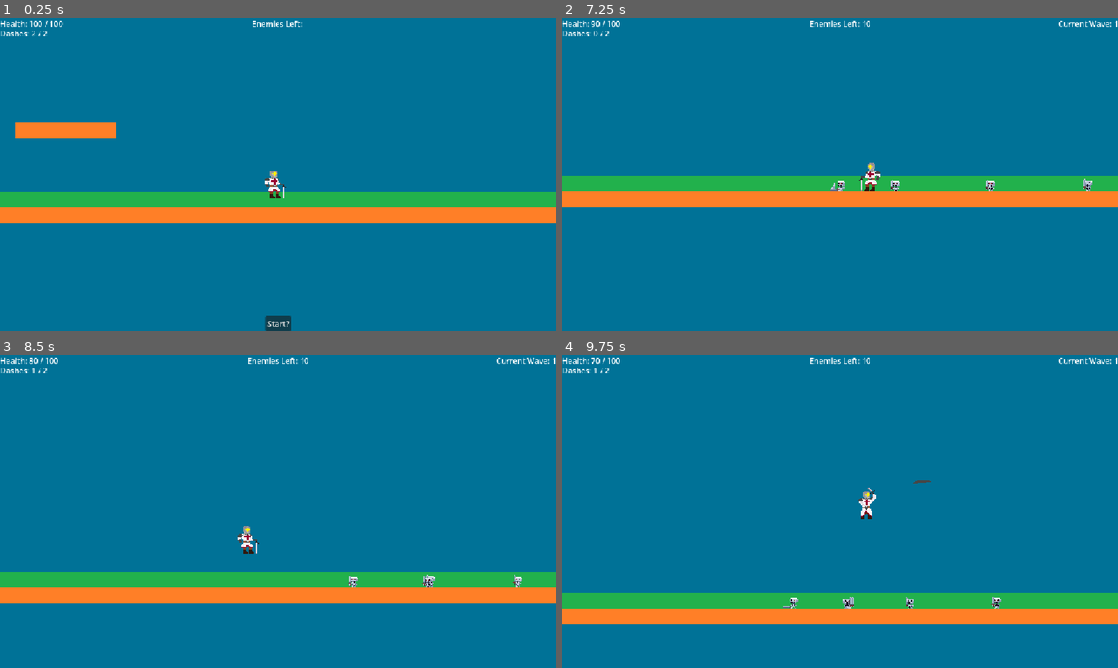
Above: before the commit, frames 1-4 (two rows, left to right).
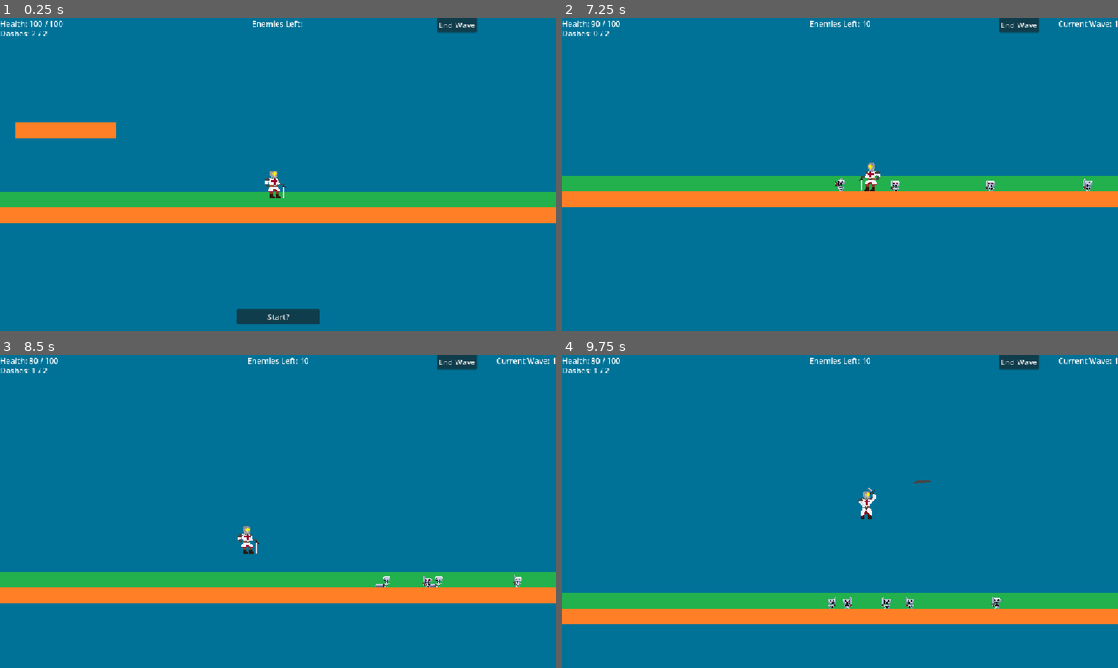
Above: after the commit, the same moments.

Repository: Gabel141/IAC1-The-Last-Roll-v2
Game: Godot game, scene res://levels/level_1.tscn
Same seed, same stepped clock (60 frames per second), same inputs: the game is played once before the commit and once after it. The engine's default icon, where the game draws it, is replaced by a stand-in: a white triangle on a blue panel in a dark square.
Inputs (mouse positions are in pixels of both pictures, inside the frame that each line leads up to):
- Up to frame 1 (0.25 s): no input
- Up to frame 2 (7.25 s): click (1017, 24) at 0.5 s, where only the run after the commit has a clickable "End Wave"; click "Start?" at 1.25 s; tap Enter at 2 s; move the mouse to (962, 158) at 2.02 s; press the mouse at (962, 158) at 2.03 s; hold D (move_right) 2.03-3.53 s; tap Space (jump) at 2.27, 2.57, 3.02, 3.05, 3.32, 3.6, 4.52, 4.82, 5.27, 5.3, 5.57, 6.02, 6.32 s; tap Shift (dash) at 2.3, 2.85, 4.55 s; move the mouse to (728, 190) at 2.77 s; release the mouse at (728, 190) at 2.78 s; move the mouse to (895, 105) at 3.52 s; press the mouse at (895, 105) at 3.53 s; hold A (move_left) 3.53-4.28 s; move the mouse to (812, 237) at 4.27 s; release the mouse at (812, 237) at 4.28 s; hold D (move_right) 4.28-5.78 s; click (812, 237) at 4.35 s; move the mouse to (1006, 221) at 5.02 s; hold Shift (dash) 5.03-5.78 s; move the mouse to (673, 127) at 5.77 s; hold A (move_left) 5.78-6.53 s; click (673, 127) at 5.85 s; move the mouse to (867, 174) at 6.52 s; hold D (move_right) from 6.53 s (still down); hold Shift (dash) from 6.53 s (still down)
- Up to frame 3 (8.5 s): move the mouse to (194, 433) at 7.27 s; release D (move_right) at 7.28 s; release Shift (dash) at 7.28 s; hold A (move_left) from 7.28 s (still down); tap Space (jump) at 7.35, 7.52, 7.82, 8.27 s; move the mouse to (400, 495) at 8.02 s; press the mouse at (400, 495) at 8.03 s
- Up to frame 4 (9.75 s): tap Space (jump) at 8.57, 9.02, 9.32 s; move the mouse to (728, 527) at 8.77 s; release A (move_left) at 8.78 s; release the mouse at (728, 527) at 8.78 s; hold D (move_right) from 8.78 s (still down); tap Shift (dash) at 8.85 s; move the mouse to (895, 442) at 9.52 s; press the mouse at (895, 442) at 9.53 s

The runs differ from the first frame. In frame 1, 1.1% of the frame differs, in the area x 42-86%, y 0-100%; in frame 2, 0.4%; in frame 3, 0.5%; in frame 4, 0.5%.

Commit message:
added windup and ui setup for upgrades

Diff:
--- a/objects/monster.tscn
+++ b/objects/monster.tscn
@@ -126,6 +126,9 @@
 [sub_resource type="RectangleShape2D" id="RectangleShape2D_pdrut"]
 size = Vector2(48, 32)
 
+[sub_resource type="RectangleShape2D" id="RectangleShape2D_26k7k"]
+size = Vector2(48, 32)
+
 [node name="Monster" type="CharacterBody2D" unique_id=843985731 groups=["enemies"]]
 collision_layer = 4
 script = ExtResource("1_j6lmt")
@@ -140,30 +143,32 @@
 animation = &"attacking"
 autoplay = "default"
 
-[node name="DetectionHitbox" type="Area2D" parent="." unique_id=983472989]
+[node name="AttackHitboxes" type="Node2D" parent="." unique_id=2000965828]
+
+[node name="DetectionHitbox" type="Area2D" parent="AttackHitboxes" unique_id=983472989]
 collision_layer = 0
 collision_mask = 2
 
-[node name="Detection" type="CollisionShape2D" parent="DetectionHitbox" unique_id=1073882406]
+[node name="Detection" type="CollisionShape2D" parent="AttackHitboxes/DetectionHitbox" unique_id=1073882406]
 position = Vector2(-8, 0)
 shape = SubResource("RectangleShape2D_pdrut")
 
-[node name="AttackHitbox" type="Area2D" parent="." unique_id=2131498897 groups=["enemies"]]
+[node name="AttackHitbox" type="Area2D" parent="AttackHitboxes" unique_id=2131498897 groups=["enemies"]]
 collision_layer = 4
 collision_mask = 2
 
-[node name="Attack" type="CollisionShape2D" parent="AttackHitbox" unique_id=1674365220]
+[node name="Attack" type="CollisionShape2D" parent="AttackHitboxes/AttackHitbox" unique_id=914437811]
 position = Vector2(-8, 0)
-shape = SubResource("RectangleShape2D_pdrut")
+shape = SubResource("RectangleShape2D_26k7k")
 disabled = true
 
-[node name="MonsterHitbox" type="Area2D" parent="." unique_id=1096378386 groups=["enemies"]]
+[node name="MonsterHitbox" type="Area2D" parent="AttackHitboxes" unique_id=1096378386 groups=["enemies"]]
 collision_layer = 4
 collision_mask = 2
 
-[node name="MonsterHitbox" type="CollisionShape2D" parent="MonsterHitbox" unique_id=1006882473]
+[node name="MonsterHitbox" type="CollisionShape2D" parent="AttackHitboxes/MonsterHitbox" unique_id=1006882473]
 shape = SubResource("RectangleShape2D_3kct2")
 
-[connection signal="body_entered" from="DetectionHitbox" to="." method="_player_in_range"]
-[connection signal="body_exited" from="DetectionHitbox" to="." method="_player_exited_range"]
-[connection signal="area_entered" from="MonsterHitbox" to="." method="_player_hit_us"]
+[connection signal="body_entered" from="AttackHitboxes/DetectionHitbox" to="." method="_player_in_range"]
+[connection signal="body_exited" from="AttackHitboxes/DetectionHitbox" to="." method="_player_exited_range"]
+[connection signal="area_entered" from="AttackHitboxes/MonsterHitbox" to="." method="_player_hit_us"]
--- a/objects/ui.tscn
+++ b/objects/ui.tscn
@@ -22,9 +22,10 @@
 anchor_top = 1.0
 anchor_right = 0.5
 anchor_bottom = 1.0
-offset_left = -4.0
-offset_top = -8.0
-offset_right = 4.0
+offset_left = -86.5
+offset_top = -45.0
+offset_right = 86.5
+offset_bottom = -14.0
 grow_horizontal = 2
 grow_vertical = 0
 text = "Ready for next wave?"
@@ -48,3 +49,35 @@
 offset_bottom = 23.0
 grow_horizontal = 2
 text = "Enemies Left: "
+
+[node name="UpgradeSelection" type="ItemList" parent="." unique_id=644412917]
+visible = false
+anchors_preset = 8
+anchor_left = 0.5
+anchor_top = 0.5
+anchor_right = 0.5
+anchor_bottom = 0.5
+offset_left = -20.0
+offset_top = -20.0
+offset_right = 20.0
+offset_bottom = 20.0
+grow_horizontal = 2
+grow_vertical = 2
+auto_width = true
+auto_height = true
+max_columns = 3
+same_column_width = true
+
+[node name="Debug" type="Node" parent="." unique_id=1337765138]
+
+[node name="Button" type="Button" parent="Debug" unique_id=493918123]
+anchors_preset = -1
+anchor_left = 0.82400006
+anchor_right = 0.82400006
+offset_left = -44.248047
+offset_top = -1.0
+offset_right = 39.751953
+offset_bottom = 30.0
+grow_horizontal = 2
+text = "End Wave"
+metadata/_edit_use_anchors_ = true
--- a/scripts/LevelBehavior/level_1.gd
+++ b/scripts/LevelBehavior/level_1.gd
@@ -22,7 +22,8 @@
 	},
 	{
 		"Total Enemies": 40,
-		"Goblins": 20
+		"Goblins": 20,
+		"Last Wave": true
 	}
 ]
 
@@ -45,6 +46,7 @@
 	_begin_next_wave()
 	UI.get_node("NextWave").disconnect("pressed", _start_game)
 	UI.get_node("NextWave").connect("pressed", _begin_next_wave)
+	UI.get_node("Debug").get_node("Button").connect("pressed", _force_end_wave)
 	UI.get_node("NextWave").text = "Next Wave?"
 
 func _wave_completed():
@@ -63,9 +65,8 @@
 		Globals.total_enemy_count = 0
 		Globals.enemies_slain = 0
 		get_tree().reload_current_scene()
-
-
 	else:
+		UI.get_node("UpgradeSelection").hide()
 		print("begin next")
 		Globals.current_wave += 1
 		Globals.total_enemy_count = enemy_waves[Globals.current_wave]["Total Enemies"]
@@ -83,3 +84,8 @@
 	UI.get_node("NextWave").show()
 	UI.get_node("WaveCounter").hide()
 # I want Levels to pass dict values solely, move the above code somewhere reusable
+
+func _force_end_wave():
+	Globals._all_enemies_slain()
+	for enemy in $Enemies.get_children():
+		enemy.queue_free()
--- a/scripts/MovingEntityBehavior/monster.gd
+++ b/scripts/MovingEntityBehavior/monster.gd
@@ -26,8 +26,11 @@
 
 		if velocity.x > 0:
 			$Sprite.flip_h = true
+			$AttackHitboxes.scale.x = -1.0
 		elif velocity.x < 0:
 			$Sprite.flip_h = false
+			$AttackHitboxes.scale.x = 1.0
+
 	move_and_slide()
 
 
@@ -45,12 +48,16 @@
 
 	# need to add a wind up thing
 
+	$Sprite.play("attack_windup")
+	print("winding up")
+	await get_tree().create_timer(0.6).timeout
+	print("swingin")
 	$Sprite.play("attacking")
-	$AttackHitbox/Attack.disabled = false
+	$AttackHitboxes/AttackHitbox/Attack.disabled = false
 
 	await get_tree().create_timer(1.15).timeout
 
-	$AttackHitbox/Attack.disabled = true
+	$AttackHitboxes/AttackHitbox/Attack.disabled = true
 	is_attacking = false
 	$Sprite.play("default")
 
--- a/scripts/MovingEntityBehavior/player.gd
+++ b/scripts/MovingEntityBehavior/player.gd
@@ -1,17 +1,17 @@
 extends CharacterEntity
 
 # BASE MOVEMENT VARIABLES
-var jump_velocity = -600.0
+var jump_velocity
 
 # DASH VARIABLES
-var dash_velocity = 600
-var is_dashing = false
-var dash_timer = 0.0
-var dash_duration = 0.2
-var dash_max_charges = 2
-var dash_current_charges = 2
-var dash_current_cooldown = 0.0
-var dash_cooldown = 1
+var dash_velocity
+var is_dashing
+var dash_timer
+var dash_duration
+var dash_max_charges
+var dash_current_charges
+var dash_current_cooldown
+var dash_cooldown
 
 # BASIC ATTACK VARIABLES
 
@@ -19,7 +19,6 @@
 var attack_cooling_value = 0
 var is_attacking = false
 var attack_duration = 0
-var can_turn_attacks = false # this'll be useful later
 
 func _ready() -> void:
 	max_health_points = 100
@@ -29,6 +28,25 @@
 	armor = 0
 	speed = 300.0
 	invulnerability_frames = 0
+
+	# BASE MOVEMENT VARIABLES
+	jump_velocity = -600.0
+
+	# DASH VARIABLES
+	dash_velocity = 600
+	is_dashing = false
+	dash_timer = 0.0
+	dash_duration = 0.2
+	dash_max_charges = 2
+	dash_current_charges = 2
+	dash_current_cooldown = 0.0
+	dash_cooldown = 1
+
+	attack_cooldown = 1
+	attack_cooling_value = 0
+	is_attacking = false
+	attack_duration = 0
+
 
 func _physics_process(delta: float) -> void: # need to move some stuff away from here, like attacks and shit
 	# Add the gravity.
@@ -139,6 +157,6 @@
 
 func _player_was_hit(area: Area2D):
 	if area.is_in_group("enemies") and invulnerability_frames <= 0:
-		var attacking_enemy = area.get_parent()
+		var attacking_enemy = area.get_parent().get_parent()
 		print("Player took " + str(attacking_enemy.attack_damage) +  " damage!")
 		_take_damage(attacking_enemy.attack_damage)
--- a/scripts/SignalBus.gd
+++ b/scripts/SignalBus.gd
@@ -3,3 +3,4 @@
 signal wave_completed
 signal player_hit
 signal player_died
+signal wave_force_ended
--- a/scripts/globals.gd
+++ b/scripts/globals.gd
@@ -1,6 +1,5 @@
 class_name Globals
 extends Node
-
 
 static var current_wave = 0
 static var total_enemy_count = 0
@@ -11,12 +10,22 @@
 static func _enemy_slain():
 	enemies_slain += 1
 	total_enemies_slain += 1
-
 	if enemies_slain >= total_enemy_count:
 		_all_enemies_slain()
 
 
 static func _all_enemies_slain():
+	_end_wave()
+	_show_upgrades()
+
+
+static func _end_wave():
 	total_enemy_count = 0
 	enemies_slain = 0
 	SignalBus.wave_completed.emit()
+
+
+static func _show_upgrades():
+	var upgrade_menu = Ui.get_node("UpgradeSelection")
+	upgrade_menu.show()
+	upgrade_menu.add_item("Yo", null, true)
